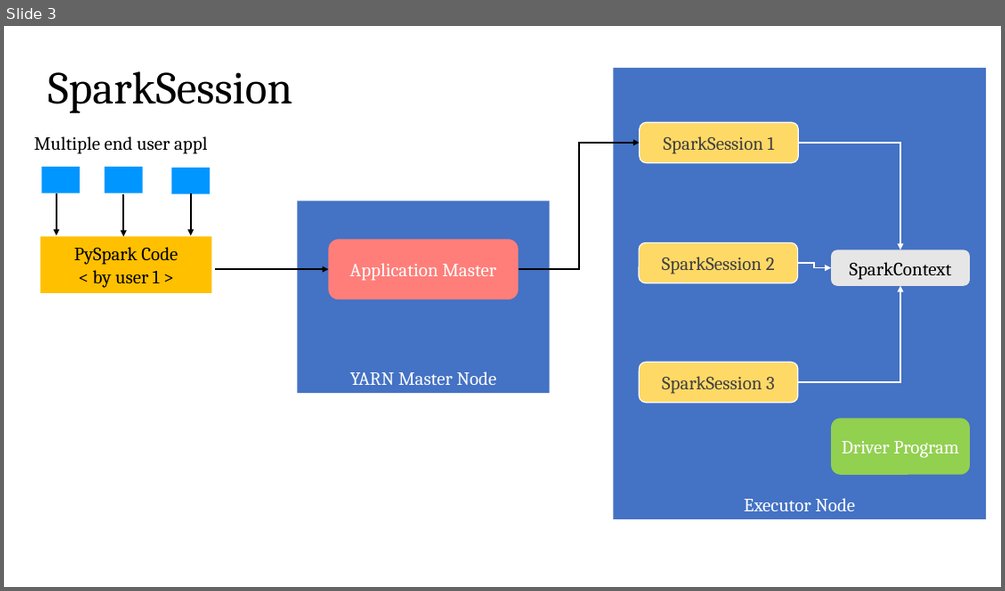
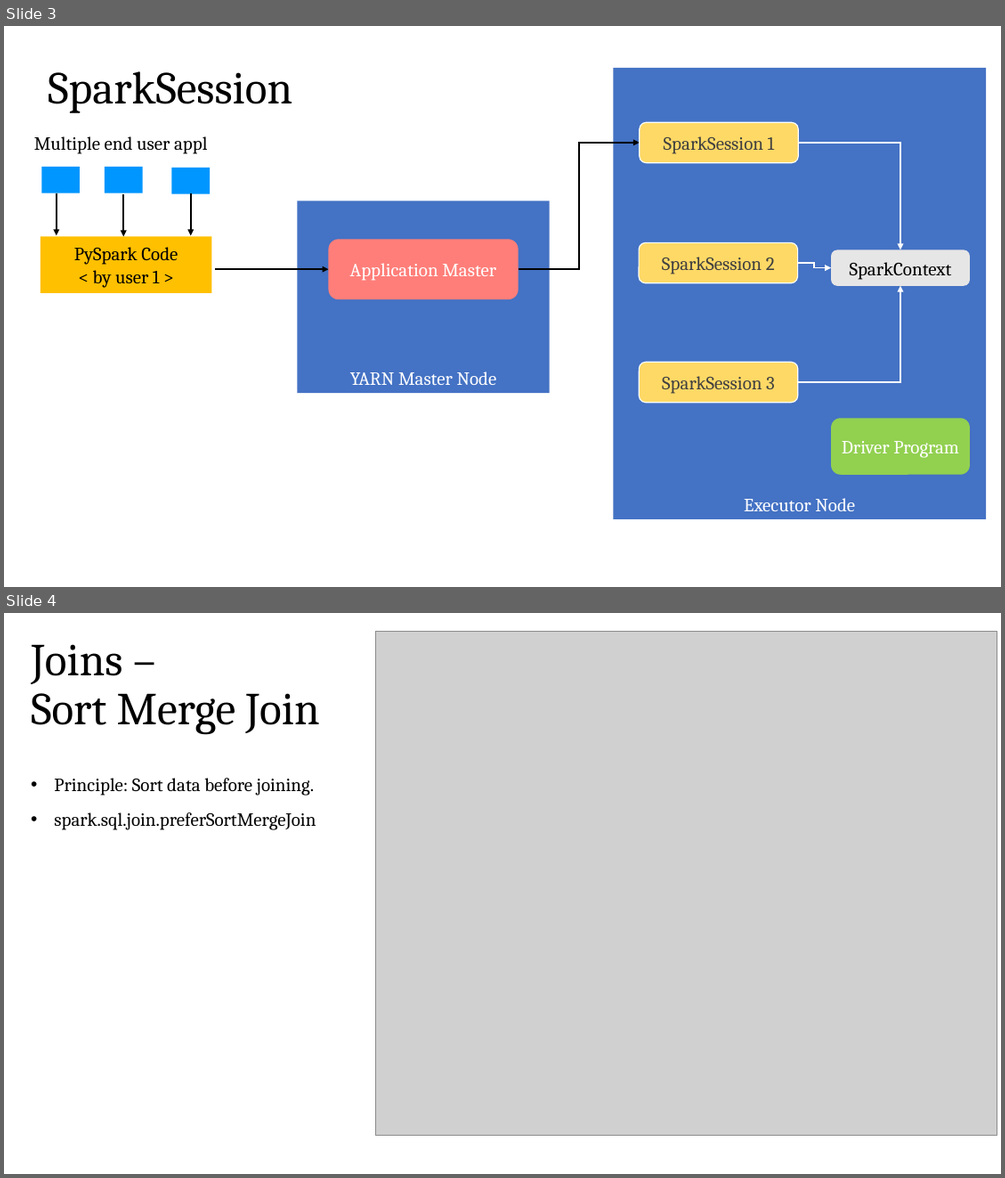
Before and after one commit to deep-cloud2208/PySparkCodes, a slide deck: Partitioning & SparkContext.pptx. Shown one above the other, each under a label of ours: slide 3 before the commit, slides 3 and 4 after it. The pictures are 1005x591 and 1005x1178 pixels, drawn with LibreOffice and Linux fonts; fonts in the diff are those of the drawing; grey boxes stand for pictures. Boxes give left, top, right and bottom in pixels: in the first picture for what was removed or moved away, otherwise in the second. Text is boxed around its words. In the diff, an @@ line names an element or a change of style, - is before the commit and + after.

```diff
--- a/Partitioning & SparkContext.pptx
+++ b/Partitioning & SparkContext.pptx
@@ slide 4 added at (4,613,1001,1174), background #FFFFFF @@
@@ picture added at (375,632,996,1135) @@
@@ title added at (31,644,320,735), 44 pt, text #000000 @@
+Joins –
+Sort Merge Join
@@ text added at (54,778,316,830), 18 pt, text #000000 @@
+• Principle: Sort data before joining.
+• spark.sql.join.preferSortMergeJoin
```
Also in this commit, not shown: 1 slide changed, 4 other slides added, 2 other files.
